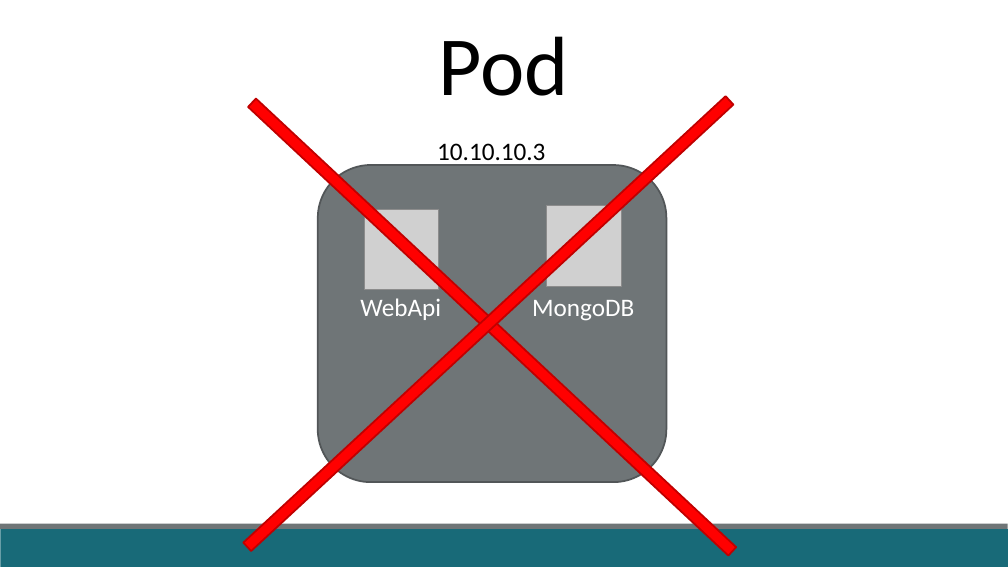
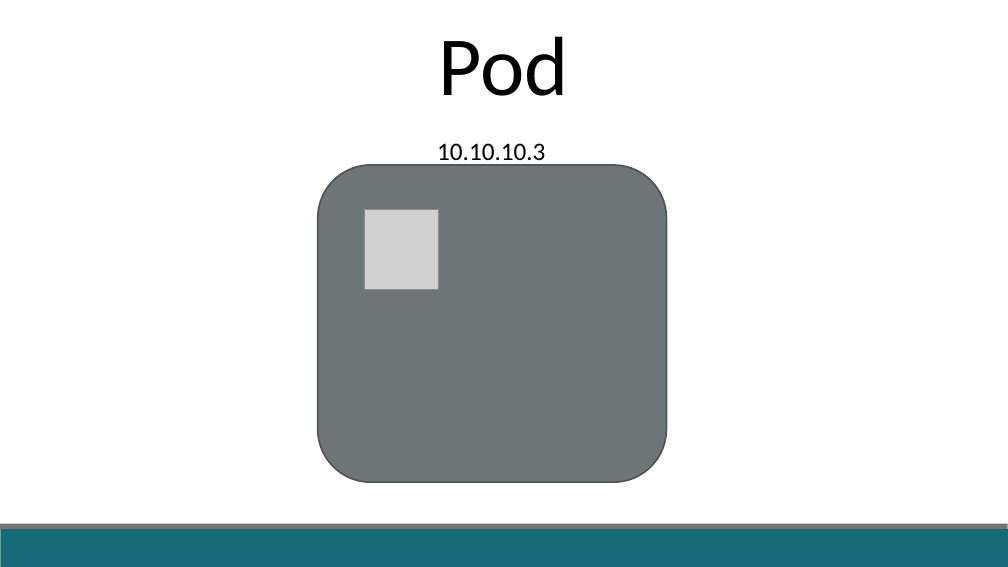
Before and after one commit to fabricioveronez/ApresentacaoAnatomiaDeployK8S, a slide deck: slide 5 of docs/AnatomiaDeployK8S.pptx (slide 8 before the commit). Drawn at 1008x567 pixels with LibreOffice and Linux fonts; fonts in the diff are those of the drawing; grey boxes stand for pictures. Boxes give left, top, right and bottom in pixels: in the first picture for what was removed or moved away, otherwise in the second. Text is boxed around its words. In the diff, an @@ line names an element or a change of style, - is before the commit and + after.

Commit message:
Slide

```diff
--- a/docs/AnatomiaDeployK8S.pptx
+++ b/docs/AnatomiaDeployK8S.pptx
@@ math minus removed at box(144, 2, 833, 567) @@
@@ math minus removed at box(149, 4, 836, 567) @@
@@ picture removed at box(546, 206, 621, 286) @@
@@ text removed at box(360, 298, 441, 320) @@
-WebApi
@@ text removed at box(532, 300, 634, 321) @@
-MongoDB
```
Also in this commit, not shown: 1 other slide changed, 1 slide added, 6 slides removed.
